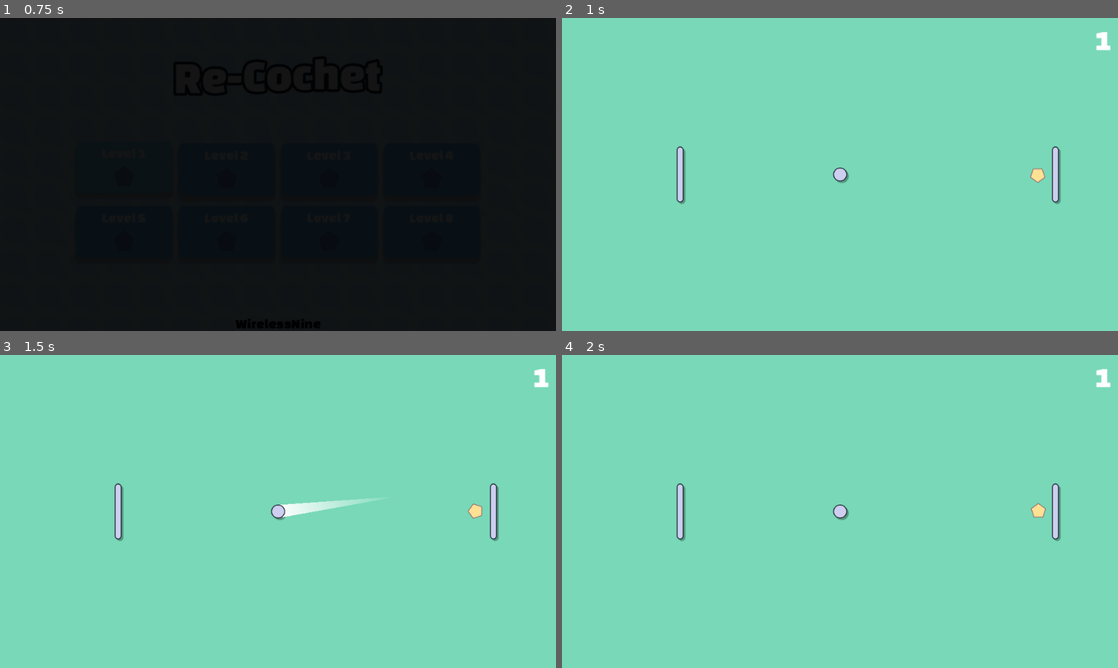
Above: before the commit, frames 1-4 (two rows, left to right).
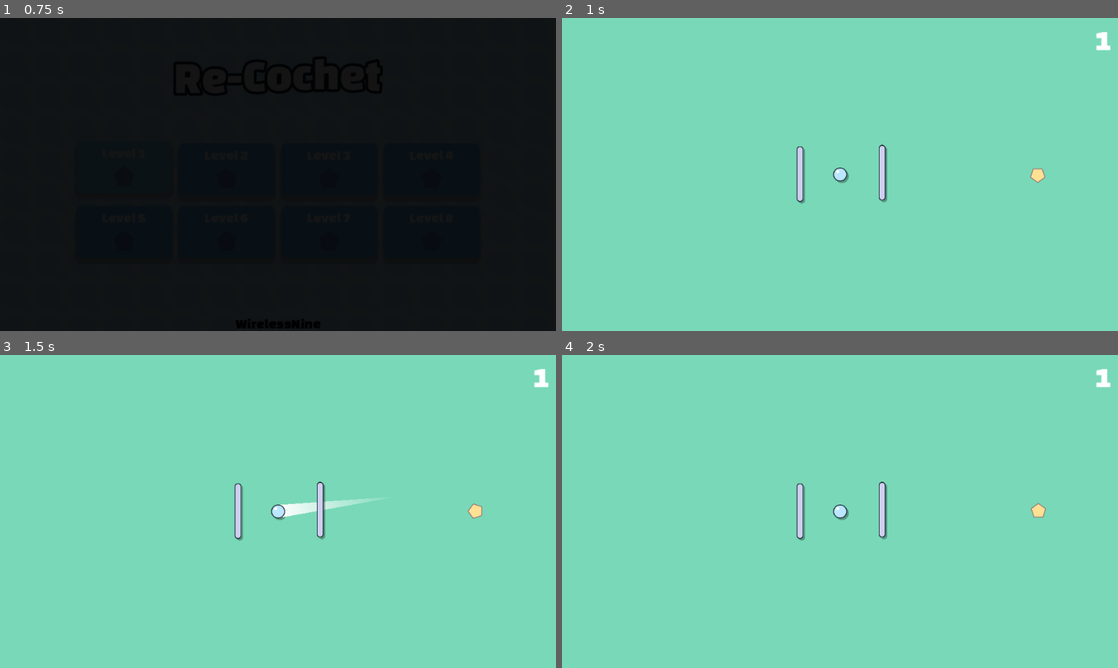
Above: after the commit, the same moments.

Repository: WirelessNine/Re-Cochet
Game: Godot game, scene res://scenes/main/main.tscn
Two runs of this game, one before a commit and one after it. Both use one fixed random seed, a clock stepped at 60 frames per second and the inputs below.
Inputs (mouse positions are in pixels of both pictures, inside the frame that each line leads up to):
- Up to frame 1 (0.75 s): click (122, 168) at 0.5 s
- Up to frame 2 (1 s): no input
- Up to frame 3 (1.5 s): tap Enter (ui_accept) at 1.25 s; move the mouse to (400, 495) at 1.27 s; tap I at 1.35 s; click (400, 495) at 1.42 s
- Up to frame 4 (2 s): tap Enter (ui_accept) at 1.52 s

Frame 1 is identical in both runs. In frame 2, 1.1% of the frame differs, in the area x 20-90%, y 40-60%; in frame 3, 1.1%; in frame 4, 1.1%.

Commit message:
Fix shake and drag preview

Diff:
--- a/assets/spritesheets/main_spritesheet.svg
+++ b/assets/spritesheets/main_spritesheet.svg
@@ -24,9 +24,9 @@
      inkscape:deskcolor="#d1d1d1"
      inkscape:document-units="mm"
      showgrid="true"
-     inkscape:zoom="8"
-     inkscape:cx="61.75"
-     inkscape:cy="82.1875"
+     inkscape:zoom="2.8284271"
+     inkscape:cx="107.48023"
+     inkscape:cy="75.130095"
      inkscape:window-width="1920"
      inkscape:window-height="1009"
      inkscape:window-x="-8"
@@ -54,16 +54,6 @@
      inkscape:label="Layer 1"
      inkscape:groupmode="layer"
      id="layer1">
-    <rect
-       style="fill:#cecff0;fill-opacity:1;stroke:#141b27;stroke-width:0.529167;stroke-dasharray:none;stroke-opacity:1"
-       id="rect2"
-       width="7.9368329"
-       height="7.9368329"
-       x="10.133511"
-       y="14.0156"
-       ry="3.9684165"
-       inkscape:label="ball"
-       rx="3.9684165" />
     <path
        id="rect3"
        style="fill:#cecff0;stroke:#141b27;stroke-width:0.529167;fill-opacity:1;stroke-opacity:1"
@@ -215,5 +205,28 @@
        inkscape:transform-center-y="-0.43276361"
        transform="matrix(0.49817611,0,0,0.48939178,-7.9429835,-28.419489)"
        inkscape:transform-center-x="1.0243539e-06" />
+    <g
+       id="g1"
+       inkscape:label="player">
+      <rect
+         style="fill:#bae6ff;fill-opacity:1;stroke:#141b27;stroke-width:0.529167;stroke-dasharray:none;stroke-opacity:1"
+         id="rect2"
+         width="7.9368329"
+         height="7.9368329"
+         x="10.133511"
+         y="14.0156"
+         ry="3.9684165"
+         inkscape:label="ball"
+         rx="3.9684165" />
+      <rect
+         style="fill:#ffffff;fill-opacity:1;stroke:none;stroke-width:1.58751;stroke-dasharray:3.175, 3.175;paint-order:markers fill stroke"
+         id="rect1"
+         width="1.9671965"
+         height="1.9905825"
+         x="11.67464"
+         y="15.259625"
+         rx="16.139582"
+         ry="0.99529123" />
+    </g>
   </g>
 </svg>
--- a/scenes/levels/level_01.tscn
+++ b/scenes/levels/level_01.tscn
@@ -10,20 +10,15 @@
 canvas_color = Color(0.47058824, 0.84705883, 0.7176471, 1)
 min_hits_required = 1
 
-[node name="Camera" type="Camera2D" parent="." unique_id=271012844]
-unique_name_in_owner = true
-zoom = Vector2(0.5, 0.5)
-process_callback = 0
-
 [node name="Ball" parent="." unique_id=765945013 instance=ExtResource("1_m802k")]
 unique_name_in_owner = true
 
 [node name="Wall" parent="." unique_id=251030527 instance=ExtResource("2_i2aat")]
-position = Vector2(-368, 0)
+position = Vector2(-92, -1)
 metadata/_scene_painted = true
 
 [node name="Wall2" parent="." unique_id=1206347571 instance=ExtResource("2_i2aat")]
-position = Vector2(496, 0)
+position = Vector2(97, -4)
 metadata/_scene_painted = true
 
 [node name="Pentagon" parent="." unique_id=833800454 instance=ExtResource("4_uvc87")]
--- a/scenes/levels/level_02.tscn
+++ b/scenes/levels/level_02.tscn
@@ -10,11 +10,6 @@
 level_id = 1
 canvas_color = Color(1, 0.64705884, 0.50980395, 1)
 min_hits_required = 1
-
-[node name="Camera" type="Camera2D" parent="." unique_id=271012844]
-unique_name_in_owner = true
-zoom = Vector2(0.5, 0.5)
-process_callback = 0
 
 [node name="Ball" parent="." unique_id=765945013 instance=ExtResource("2_3acmf")]
 unique_name_in_owner = true
--- a/scenes/levels/level_03.tscn
+++ b/scenes/levels/level_03.tscn
@@ -10,11 +10,6 @@
 level_id = 2
 canvas_color = Color(0.7294118, 0.9019608, 1, 1)
 min_hits_required = 3
-
-[node name="Camera" type="Camera2D" parent="." unique_id=271012844]
-unique_name_in_owner = true
-zoom = Vector2(0.5, 0.5)
-process_callback = 0
 
 [node name="Ball" parent="." unique_id=765945013 instance=ExtResource("2_ps4tf")]
 unique_name_in_owner = true
--- a/scenes/levels/level_04.tscn
+++ b/scenes/levels/level_04.tscn
@@ -9,11 +9,6 @@
 canvas_color = Color(0.74509805, 0.60784316, 1, 1)
 min_hits_required = 4
 
-[node name="Camera" type="Camera2D" parent="." unique_id=271012844]
-unique_name_in_owner = true
-zoom = Vector2(0.5, 0.5)
-process_callback = 0
-
 [node name="Ball" parent="." unique_id=765945013 instance=ExtResource("2_j6e47")]
 unique_name_in_owner = true
 position = Vector2(-555, 0)
--- a/scenes/main/main.gd
+++ b/scenes/main/main.gd
@@ -1,6 +1,7 @@
 extends Node
 
-const TRANSITION_FADE = preload("uid://e8fpp0a1aur6")
+const TRANSITION_FADE: TweenPreset = preload("uid://e8fpp0a1aur6")
+const SHAKE_FADE: float = 10.0
 
 const CANVAS_COLOR := Color(0.513, 0.565, 0.9, 1.0)
 const LEVEL_01: PackedScene = preload("uid://c4f18m7owfw4d")
@@ -9,7 +10,9 @@
 var current_level_scene: PackedScene
 
 var _trans_db: bool = false
+var _shake_strength: float = 0.0
 
+@onready var camera: Camera2D = %Camera
 @onready var fade: ColorRect = %Fade
 @onready var title_screen: Menu = %TitleScreen
 @onready var current_hits_label: Label = %CurrentHits
@@ -24,6 +27,19 @@
 			current_hits_label.text = str(new_value),
 	)
 
+	Globals.shake_camera_requested.connect(apply_shake)
+
+
+func _process(delta: float) -> void:
+	if _shake_strength > 0:
+		_shake_strength = lerpf(_shake_strength, 0.0, SHAKE_FADE * delta)
+		camera.offset = Vector2(
+			randf_range(-_shake_strength, _shake_strength),
+			randf_range(-_shake_strength, _shake_strength),
+		)
+	else:
+		camera.offset = Vector2.ZERO
+
 
 func _input(event: InputEvent) -> void:
 	if not event.is_action_pressed(&"back"):
@@ -32,16 +48,24 @@
 	go_to_title_screen()
 
 
+func apply_shake(amount: float) -> void:
+	_shake_strength = amount
+
+
 func free_level() -> void:
 	if not current_level:
 		return
 
+	current_level.ball.drag_disabled = true
 	current_level.queue_free()
 	current_level = null
 
 
 func change_level(level_scene: PackedScene) -> void:
 	free_level()
+
+	if current_level:
+		await current_level.tree_exited
 
 	var new_level: Level2D = level_scene.instantiate()
 	RenderingServer.set_default_clear_color(new_level.canvas_color)
@@ -50,6 +74,22 @@
 	current_level_scene = level_scene
 
 	add_child(new_level)
+
+	current_level.ball.drag_disabled = false
+
+
+func restart_level() -> void:
+	var level_trans_menu: Menu = MenuManager.get_menu("level_transition")
+
+	level_trans_menu.open()
+
+	await get_tree().create_timer(0.5).timeout
+
+	change_level(current_level_scene)
+
+	level_trans_menu.close()
+
+	await get_tree().create_timer(0.5).timeout
 
 
 func go_to_title_screen() -> void:
@@ -82,12 +122,4 @@
 
 func _on_bounds_body_entered(body: Node2D) -> void:
 	if body is Player2D:
-		var level_trans_menu: Menu = MenuManager.get_menu("level_transition")
-
-		level_trans_menu.open()
-
-		await get_tree().create_timer(0.5).timeout
-
-		change_level(current_level_scene)
-
-		level_trans_menu.close()
+		restart_level()
--- a/scenes/main/main.tscn
+++ b/scenes/main/main.tscn
@@ -27,6 +27,11 @@
 
 [node name="Main" type="Node" unique_id=257091059]
 script = ExtResource("1_hyk8p")
+
+[node name="Camera" type="Camera2D" parent="." unique_id=176846345]
+unique_name_in_owner = true
+zoom = Vector2(0.5, 0.5)
+process_callback = 0
 
 [node name="Bounds" type="Area2D" parent="." unique_id=1664566022]
 
--- a/scenes/player/ball.gd
+++ b/scenes/player/ball.gd
@@ -15,6 +15,7 @@
 var drag_direction: Vector2
 var drag_distance: float
 
+var drag_disabled: bool = true
 var movement_started: bool = false
 var movement_disabled: bool = false
 
@@ -30,7 +31,12 @@
 
 func _ready() -> void:
 	drag_preview.hide()
+	hit_effect.show()
 	hit_effect.modulate.a = 0.0
+
+	drag_preview.clear_points()
+	drag_preview.add_point(Vector2.ZERO)
+	drag_preview.add_point(Vector2.ZERO)
 
 
 func _physics_process(_delta: float) -> void:
@@ -54,8 +60,8 @@
 	_handle_reflection(current_velocity)
 
 
-func _unhandled_input(event: InputEvent) -> void:
-	if movement_started:
+func _input(event: InputEvent) -> void:
+	if movement_started or drag_disabled:
 		return
 
 	if event is InputEventMouseButton:
--- a/scripts/globals.gd
+++ b/scripts/globals.gd
@@ -4,6 +4,8 @@
 signal level_completed
 signal pentagon_collected
 signal current_hits_changed(new_value: int)
+
+signal shake_camera_requested(strength: float)
 
 var completed_levels: Dictionary[int, bool] = {
 	0: false,
--- a/scripts/level_2d.gd
+++ b/scripts/level_2d.gd
@@ -1,50 +1,42 @@
 class_name Level2D
 extends Node2D
-
-const SHAKE_FADE: float = 10.0
-
-var _shake_strength: float = 0.0
-var pentagon_collected: bool = false
 
 @export var level_id: int = 0
 @export var canvas_color: Color
 @export var min_hits_required: int = 0
 
-@onready var camera: Camera2D = %Camera
-@onready var ball: Player2D = %Ball
+var pentagon_collected: bool = false
 
 var current_hits: int = 0
+
+@onready var ball: Player2D = %Ball
 
 
 func _ready() -> void:
 	ball.obstacle_hit.connect(_on_obstacle_hit)
 	current_hits = min_hits_required
 
-	Globals.pentagon_collected.connect(set.bind(&"pentagon_collected", true))
+	Globals.pentagon_collected.connect(_on_pentagon_collected)
 	Globals.level_completed.connect(_on_level_complete)
 
 	Globals.current_hits_changed.emit(clamp(current_hits, 0, 99))
 
 
-func apply_shake(amount: float) -> void:
-	_shake_strength = amount
-
-
-func _process(delta: float) -> void:
-	if _shake_strength > 0:
-		_shake_strength = lerpf(_shake_strength, 0.0, SHAKE_FADE * delta)
-		camera.offset = Vector2(
-			randf_range(-_shake_strength, _shake_strength),
-			randf_range(-_shake_strength, _shake_strength),
-		)
+func _exit_tree() -> void:
+	Globals.pentagon_collected.disconnect(_on_pentagon_collected)
+	Globals.level_completed.disconnect(_on_level_complete)
 
 
 func _on_obstacle_hit() -> void:
-	apply_shake(3.0)
+	Globals.shake_camera_requested.emit((15.0))
 
 	current_hits -= 1
 
 	Globals.current_hits_changed.emit(clamp(current_hits, 0, 99))
+
+
+func _on_pentagon_collected() -> void:
+	pentagon_collected = true
 
 
 func _on_level_complete() -> void:
Not shown, changed: kanban_tasks_data.kanban
